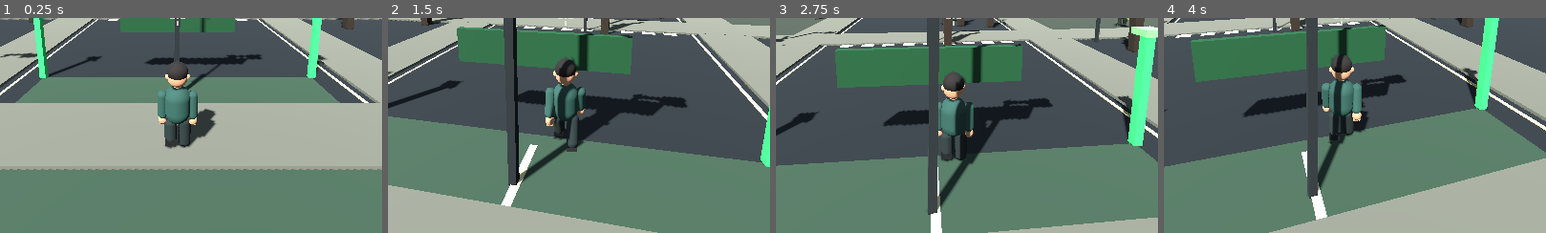
Above: before the commit, frames 1-4 (left to right).
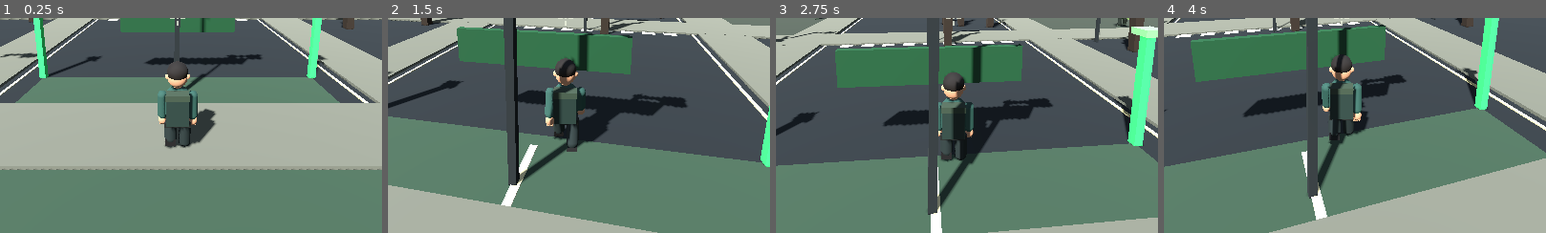
Above: after the commit, the same moments.

Repository: aljunatis40-alt/zombie-world-survivor
Game: Godot game, scene res://scenes/main.tscn
Same seed, same stepped clock (60 frames per second), same inputs: the game is played once before the commit and once after it.
Inputs (mouse positions are % of the whole screen's width and height, from its top left):
- Up to frame 1 (0.25 s): no input
- Up to frame 2 (1.5 s): move the mouse to (55, 50) at 0.52 s; hold W (move_forward) from 0.53 s (still down); click (55, 50) at 0.6 s; move the mouse to (45, 50) at 1.27 s; tap Shift (sprint) at 1.35 s
- Up to frame 3 (2.75 s): keep holding W (move_forward); move the mouse to (52, 48) at 2.02 s; click (52, 48) at 2.1 s
- Up to frame 4 (4 s): keep holding W (move_forward); move the mouse to (49, 52) at 2.77 s; tap Shift (sprint) at 2.85 s; move the mouse to (57, 51) at 3.52 s; click (57, 51) at 3.6 s
The pictures show only the part of the screen within x 27-77%, y 50-100%; the shares and areas given below are measured in that part.

The runs differ from the first frame. In frame 1, 1.0% of the frame differs, in the area x 43-54%, y 32-59%; in frame 2, 1.0%, in the area x 42-58%, y 30-59%; in frame 3, 0.6%; in frame 4, 0.7%.

Commit message:
Add survivor backpack and utility gear details

Diff:
--- a/scripts/player.gd
+++ b/scripts/player.gd
@@ -62,6 +62,9 @@
 	_add_box(visual, "Mouth", Vector3(0.075, 0.018, 0.018), Vector3(0, 0.69, -0.216), _material(Color(0.22, 0.08, 0.07)))
 	_add_sphere(visual, "Hair", 0.23, Vector3(0, 0.91, 0.015), _material(Color(0.12, 0.095, 0.075)))
 	_add_capsule(visual, "Neck", 0.095, 0.22, Vector3(0, 0.61, 0), skin)
+	_add_box(visual, "SurvivorBackpack", Vector3(0.48, 0.62, 0.24), Vector3(0, 0.13, 0.30), _material(Color(0.12, 0.19, 0.16)))
+	_add_box(visual, "BackpackTopFlap", Vector3(0.50, 0.14, 0.26), Vector3(0, 0.48, 0.30), _material(Color(0.20, 0.25, 0.19)))
+	_add_box(visual, "UtilityBelt", Vector3(0.58, 0.12, 0.34), Vector3(0, -0.30, 0), _material(Color(0.10, 0.11, 0.09)))
 	left_arm_pivot = _make_limb_pivot("LeftArm", Vector3(-0.34, 0.40, 0))
 	right_arm_pivot = _make_limb_pivot("RightArm", Vector3(0.34, 0.40, 0))
 	visual.add_child(left_arm_pivot)
